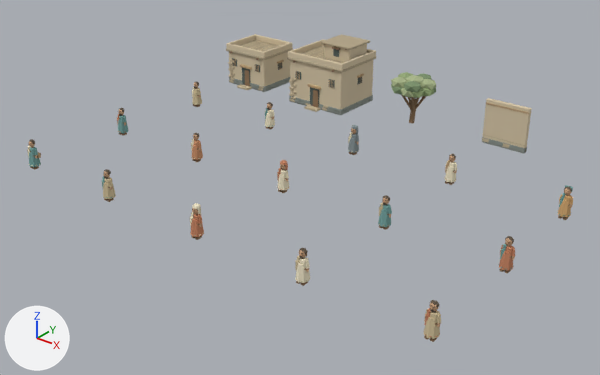
A saved change to the Blender file assets/source/presence-kit.blend.
Camera for both pictures: a 50 mm camera at (41.9, -26.3, 21.3) aimed at (13.3, 9.5, -0.9). The axes (+X, +Y, +Z) are drawn at lower left. The lights are the same throughout. The older version comes first.

Objects in the first picture: 'amos_skin.002', 'bearer_skin.002', 'hannah_skin.002', 'healed_man_skin.002', 'house.001', 'house_large.001', 'james_skin.002', 'jesus_skin.002', 'john_skin.002', 'leah_skin.002', 'miriam_skin.002', 'olive.001', 'room_wall', 'ruth_skin.002', 'simon_skin.002', 'traveler_skin.002', 'villager_skin.002', 'widow_skin.002', 'young_man_skin.002'.
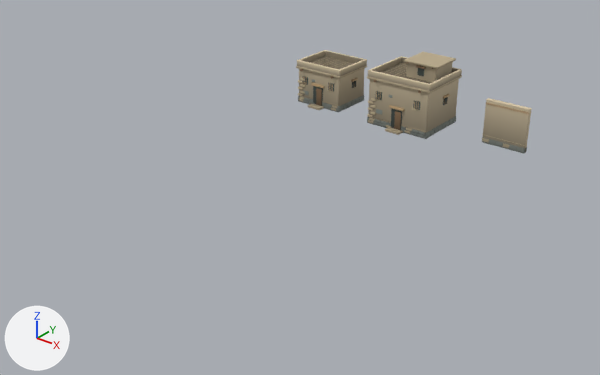
The newer file is also turned or shifted as a whole; pictures and numbers use the older file's frame.

What the commit changed:
me_cube_700 has 352 vertices, 368 faces and spans x -1.5..1.5, y -0.19..0.19, z 0.0..3.0.
me_cube_700 is used by ob_room_wall; location (21.0, 21.0, 0.0).
me_cube_700 part 1: 84 faces centred in x -1.5..1.5, y -0.19..0.19, z 0.1..0.36 are repainted in the vertex colours; the middle colour goes from grey #8b938b to grey #737973.
me_cube_700 part 2: 64 faces centred in x -1.5..1.5, y -0.19..0.19, z 0.21..2.99 are repainted in the vertex colours; the middle colour goes from beige #c5b595 to beige #ab9d7e.
Mesh me_cube_2120 is new.
It has 2092 vertices, 2108 faces and spans x -2.48..2.48, y -2.54..2.2, z 0.0..4.59.
It uses material mat_way_vertex_palette.
Mesh me_cube_2046 is new.
It has 1652 vertices, 1664 faces and spans x -1.98..1.98, y -2.14..1.8, z 0.0..3.18.
It uses material mat_way_vertex_palette.
Object 'traveler_skin.002' (ob_traveler_skin_002) is deleted.
Object 'simon_skin.002' (ob_simon_skin_002) is deleted.
Object 'miriam_skin.002' (ob_miriam_skin_002) is deleted.
Object 'jesus_skin.002' (ob_jesus_skin_002) is deleted.
Object 'villager_skin.002' (ob_villager_skin_002) is deleted.
Object 'james_skin.002' (ob_james_skin_002) is deleted.
Object 'john_skin.002' (ob_john_skin_002) is deleted.
Object 'hannah_skin.002' (ob_hannah_skin_002) is deleted.
Object 'amos_skin.002' (ob_amos_skin_002) is deleted.
Object 'ruth_skin.002' (ob_ruth_skin_002) is deleted.
Object 'bearer_skin.002' (ob_bearer_skin_002) is deleted.
Object 'healed_man_skin.002' (ob_healed_man_skin_002) is deleted.
Object 'widow_skin.002' (ob_widow_skin_002) is deleted.
Object 'young_man_skin.002' (ob_young_man_skin_002) is deleted.
Object 'leah_skin.002' (ob_leah_skin_002) is deleted.
Object 'house.001' (ob_house_001) is deleted.
Object 'house_large.001' (ob_house_large_001) is deleted.
Object 'olive.001' (ob_olive_001) is deleted.
Object 'house_large.003' (ob_house_large_003) is new; it shows me_cube_2120.
Its location is (14.0, 21.0, 0.0).
Object 'house.003' (ob_house_003) is new; it shows me_cube_2046.
Its location is (7.0, 21.0, 0.0).

Where the change shows, as pixel boxes (x1, y1, x2, y2) in the pictures (600 x 375 px):
'house_large.003', added
    after: (367, 52, 462, 139)
'house_large.001', deleted (beige)
    before: (287, 34, 376, 115)
'house.003', added
    after: (296, 50, 367, 112)
'house.001', deleted (beige)
    before: (226, 34, 293, 92)
'olive.001', deleted
    before: (391, 72, 436, 123)
'villager_skin.002', deleted (beige)
    before: (424, 300, 441, 342)
'ruth_skin.002', deleted
    before: (499, 236, 515, 274)
'jesus_skin.002', deleted (beige)
    before: (295, 248, 310, 286)
'miriam_skin.002', deleted
    before: (190, 203, 204, 240)
'leah_skin.002', deleted
    before: (557, 185, 573, 220)
'amos_skin.002', deleted
    before: (378, 195, 392, 230)
'hannah_skin.002', deleted
    before: (277, 160, 290, 193)
'simon_skin.002', deleted
    before: (102, 169, 116, 202)
'young_man_skin.002', deleted
    before: (445, 154, 457, 185)
'traveler_skin.002', deleted
    before: (27, 139, 41, 170)
'widow_skin.002', deleted
    before: (348, 125, 359, 155)
'john_skin.002', deleted
    before: (191, 133, 203, 162)
'james_skin.002', deleted
    before: (117, 108, 129, 136)
'healed_man_skin.002', deleted
    before: (265, 102, 275, 130)
'bearer_skin.002', deleted
    before: (192, 81, 202, 107)
part 1 of me_cube_700, recoloured
    both: (482, 137, 527, 153)
part 2 of me_cube_700, recoloured
    both: (482, 104, 530, 153)
